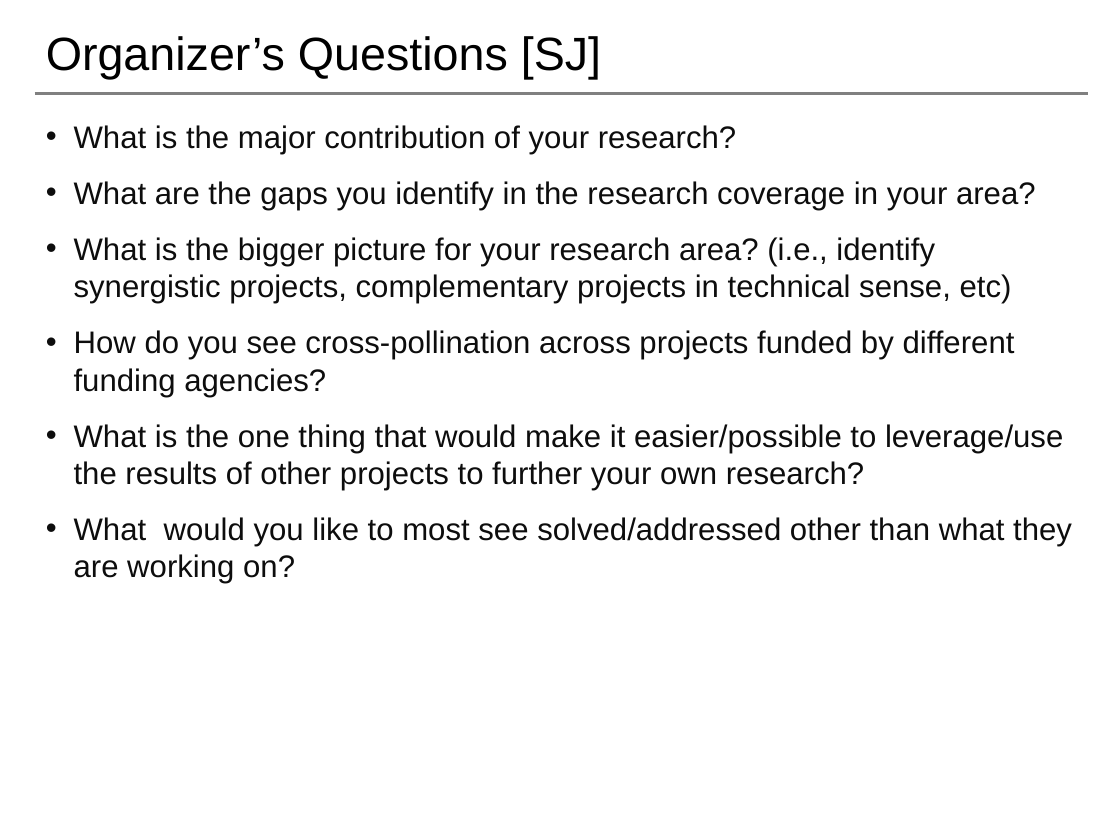
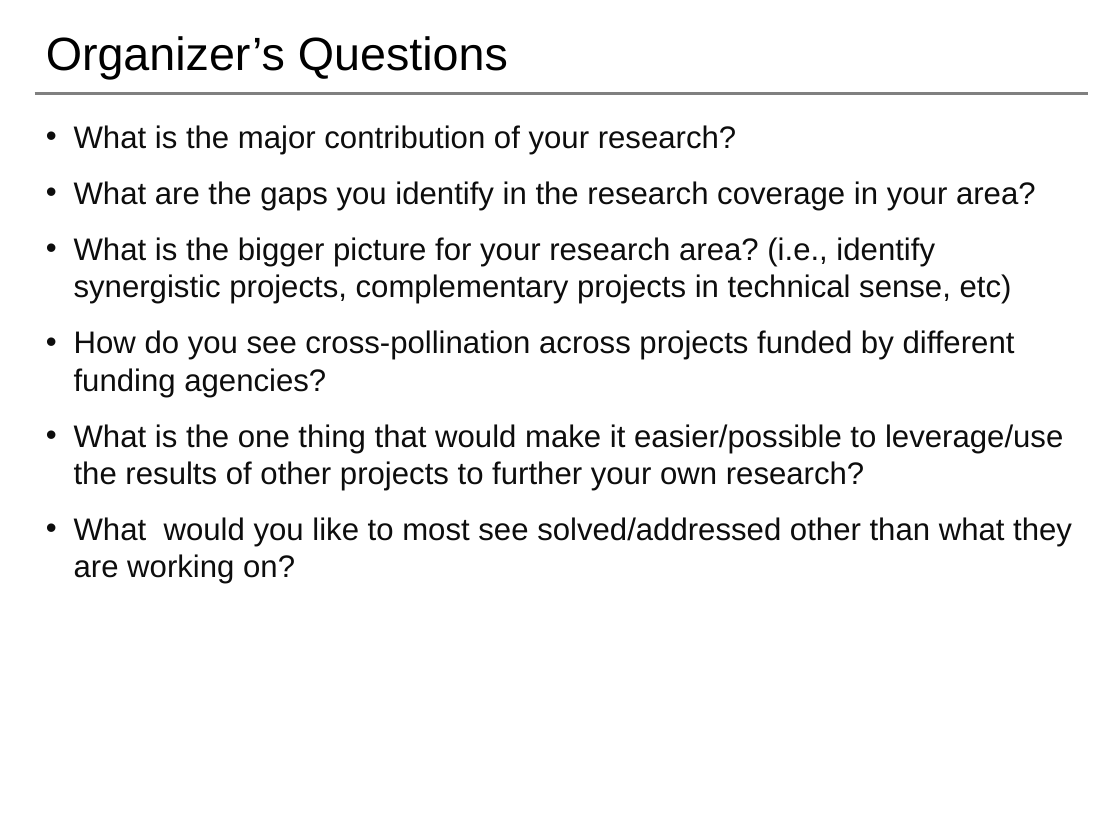
Before and after one commit to saga-project/NGMW, a slide deck: slide 19 of presentations/radical-modsim.pptx (slide 23 before the commit). Drawn at 1120x840 pixels with LibreOffice and Linux fonts; fonts in the diff are those of the drawing; background and template pictures are left out. Boxes give left, top, right and bottom in pixels: in the first picture for what was removed or moved away, otherwise in the second. Text is boxed around its words. In the diff, an @@ line names an element or a change of style, - is before the commit and + after.

```diff
--- a/presentations/radical-modsim.pptx
+++ b/presentations/radical-modsim.pptx
@@ title at (46, 36, 508, 79): text changed @@
-Organizer’s Questions [SJ]
+Organizer’s Questions
```
Also in this commit, not shown: 15 other slides changed, 1 slide added, 7 slides removed.
